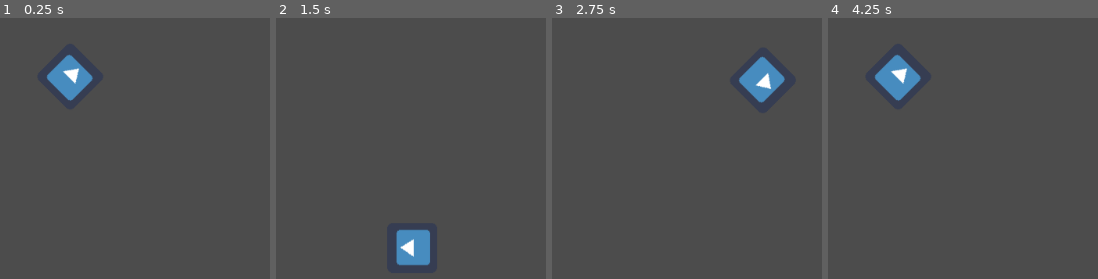
Above: before the commit, frames 1-4 (left to right).
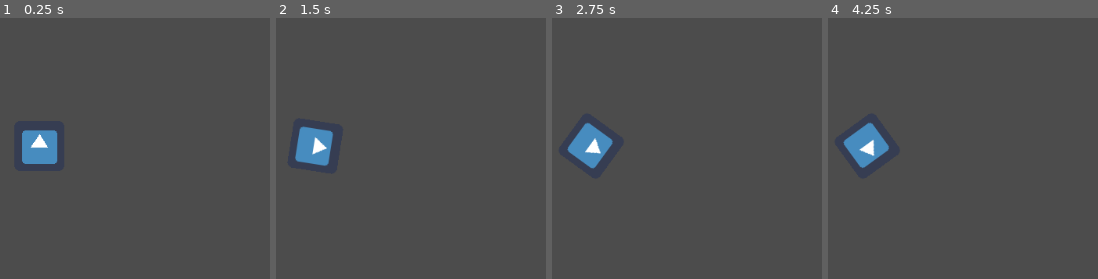
Above: after the commit, the same moments.

Repository: evan-walter/learn-godot
Game: Godot game, scene res://Sprite.tscn
The game is run twice, just before and just after one commit, with the same random seed, the same clock (stepped at 60 frames per second) and the same inputs. The engine's default icon, where the game draws it, is replaced by a stand-in: a white triangle on a blue panel in a dark square.
Inputs:
- Up to frame 1 (0.25 s): no input
- Up to frame 2 (1.5 s): hold Right (ui_right) 0.53-1.28 s; hold Left (ui_left) from 1.28 s (still down)
- Up to frame 3 (2.75 s): release Left (ui_left) at 2.03 s; hold Right (ui_right) from 2.03 s (still down)
- Up to frame 4 (4.25 s): release Right (ui_right) at 3.53 s; hold Left (ui_left) from 3.53 s (still down)

The runs differ from the first frame. In frame 1, 3.4% of the frame differs, in the area x 8-35%, y 13-56%; in frame 2, 3.5%, in the area x 7-58%, y 41-96%; in frame 3, 3.4%; in frame 4, 3.5%.

Commit message:
feat: rotate left or right based on user input

Diff:
--- a/your-first-script/Sprite.gd
+++ b/your-first-script/Sprite.gd
@@ -5,6 +5,13 @@
 var speed = 400.0
 
 func _process(delta):
-	rotation += PI * delta
-	var velocity = Vector2.UP.rotated(rotation) * speed
-	position += velocity * delta
+	var direction = 0
+	if Input.is_action_pressed("ui_left"):
+		direction = -1
+	if Input.is_action_pressed("ui_right"):
+		direction = 1
+
+	rotation += angular_speed * direction * delta
+
+#	var velocity = Vector2.UP.rotated(rotation) * speed
+#	position += velocity * delta
